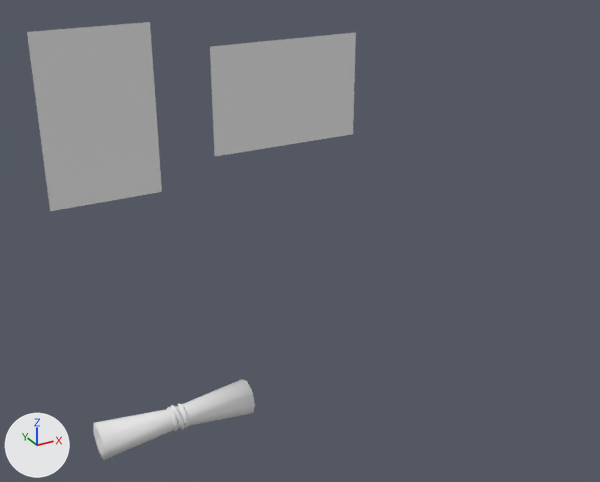
An edit to the FBX model Assets/Art/Models/Structures/Wall Mounts/Posters.fbx, drawn before and after from the same camera.
Camera for both pictures: a 50 mm camera at (-1.02, -3.02, 2.33) aimed at (0.84, 0.36, 0.64). The lights are fixed; the arrows at lower left show +X, +Y and +Z. Where no turn or scale is listed for an object, it has been applied to the vertices.

The first picture shows 'Poster Horizontal', 'Poster Roll', 'Poster Vertical'.
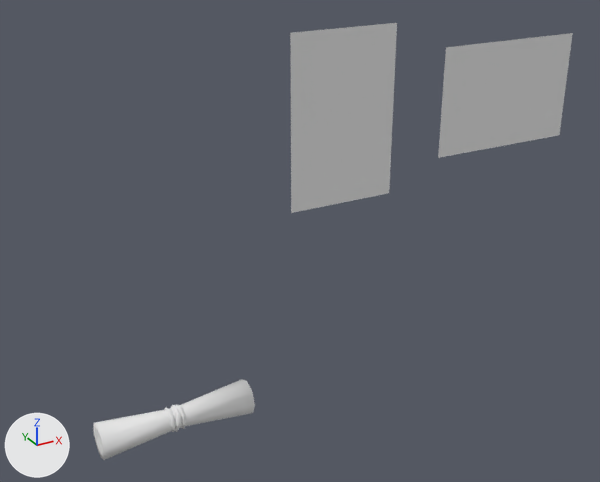
The newer file is also turned or shifted as a whole; pictures and numbers use the older file's frame.

Changed parts and their boxes (x1, y1, x2, y2) in the pictures (600 x 482 px):
'Poster Vertical', reshaped (21% narrower)
    before: (27, 22, 162, 211)
    after: (290, 23, 397, 213)
'Poster Horizontal', reshaped (7% narrower)
    before: (210, 32, 356, 156)
    after: (438, 33, 573, 158)

The change, as a list of edits to the scene's bpy script:
```text
Change me_plane_004:
    where me_plane_004.from_pydata(...)  # 4 vertices, 1 face; spans x -0.422..0.422, y -0.199, z 1.0..1.563
    used by ob_poster_horizontal; location = (1.0, 1.0, 0.0)
    me_plane_004 part 2
    me_plane_004.vertices[0].co: (0.422, -0.199, 1.563) -> (0.578, -0.773, 1.563)  # pixel (355, 32) -> pixel (445, 47)
    me_plane_004.vertices[1].co: (-0.422, -0.199, 1.563) -> (1.422, -0.773, 1.563)  # pixel (209, 46) -> pixel (572, 32)
    me_plane_004.vertices[2].co: (0.422, -0.199, 1.0) -> (0.578, -0.773, 1.0)  # pixel (353, 134) -> pixel (438, 157)
    me_plane_004.vertices[3].co: (-0.422, -0.199, 1.0) -> (1.422, -0.773, 1.0)  # pixel (214, 156) -> pixel (559, 135)
Change me_plane_017:
    where me_plane_017.from_pydata(...)  # 4 vertices, 1 face; spans x -0.281..0.281, y -0.199, z 0.86..1.704
    used by ob_poster_vertical; location = (0.0, 1.0, 0.0)
    me_plane_017 part 1
    me_plane_017.vertices[0].co: (-0.281, -0.199, 1.704) -> (1.281, -0.773, 1.704)  # pixel (27, 31) -> pixel (397, 22)
    me_plane_017.vertices[1].co: (-0.281, -0.199, 0.86) -> (1.281, -0.773, 0.86)  # pixel (50, 211) -> pixel (389, 193)
    me_plane_017.vertices[2].co: (0.281, -0.199, 1.704) -> (0.719, -0.773, 1.704)  # pixel (149, 21) -> pixel (290, 32)
    me_plane_017.vertices[3].co: (0.281, -0.199, 0.86) -> (0.719, -0.773, 0.86)  # pixel (161, 191) -> pixel (291, 213)
```
